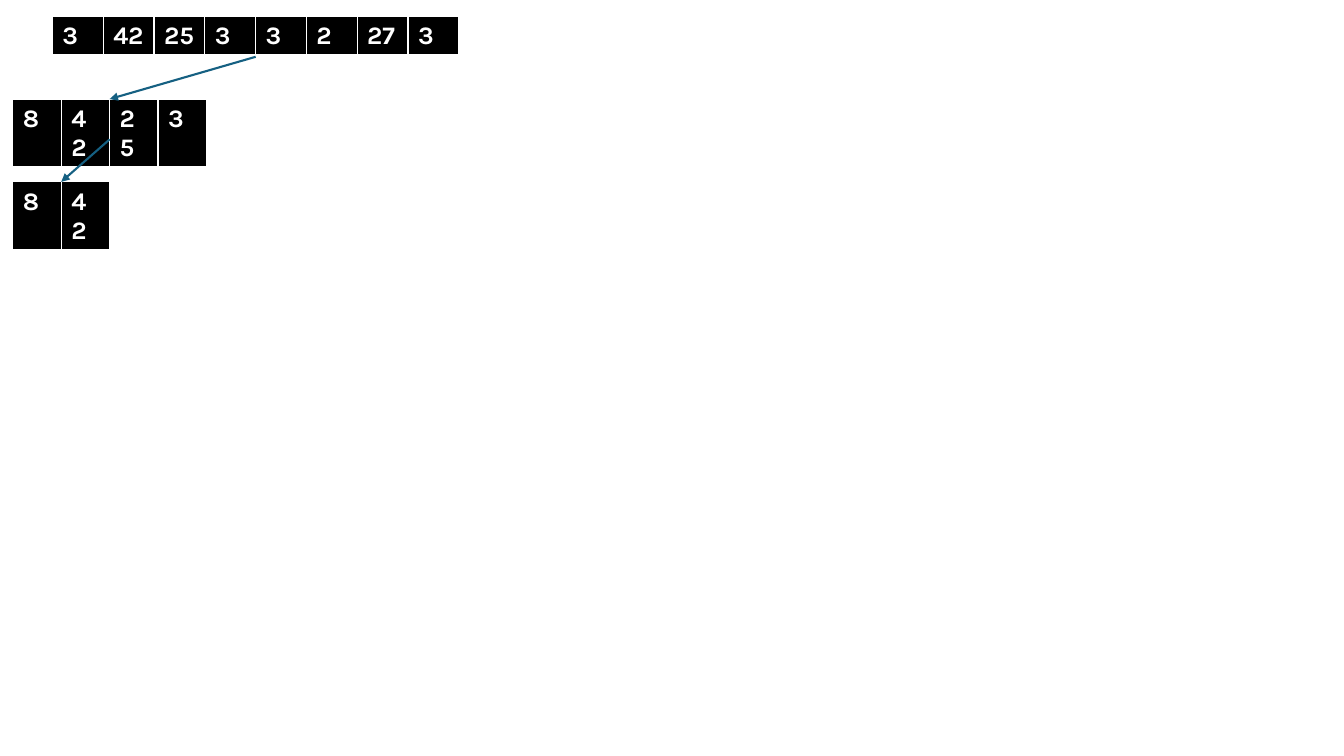
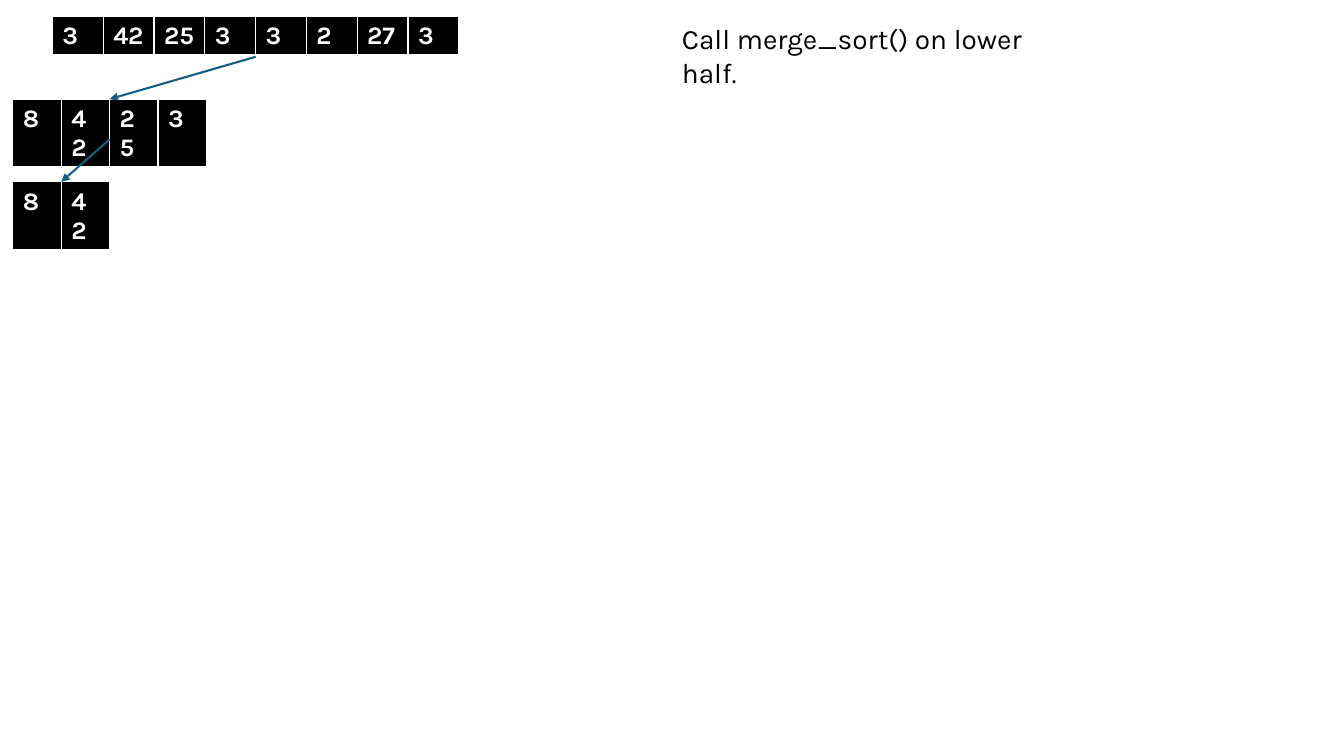
Before and after one commit to stephen-ravelo-ucalgary/ensf338_lab03, a slide deck: slide 7 of ex1.pptx (slide 4 before the commit). Drawn at 1344x756 pixels with LibreOffice and Linux fonts; fonts in the diff are those of the drawing. Boxes give left, top, right and bottom in pixels: in the first picture for what was removed or moved away, otherwise in the second. Text is boxed around its words. In the diff, an @@ line names an element or a change of style, - is before the commit and + after.

```diff
--- a/ex1.pptx
+++ b/ex1.pptx
@@ text added at <box>682,28,1022,84</box>, 20 pt, text #000000 @@
+Call merge_sort() on lower half.
```
Also in this commit, not shown: 22 other slides changed, 4 slides added, 2 other files.
